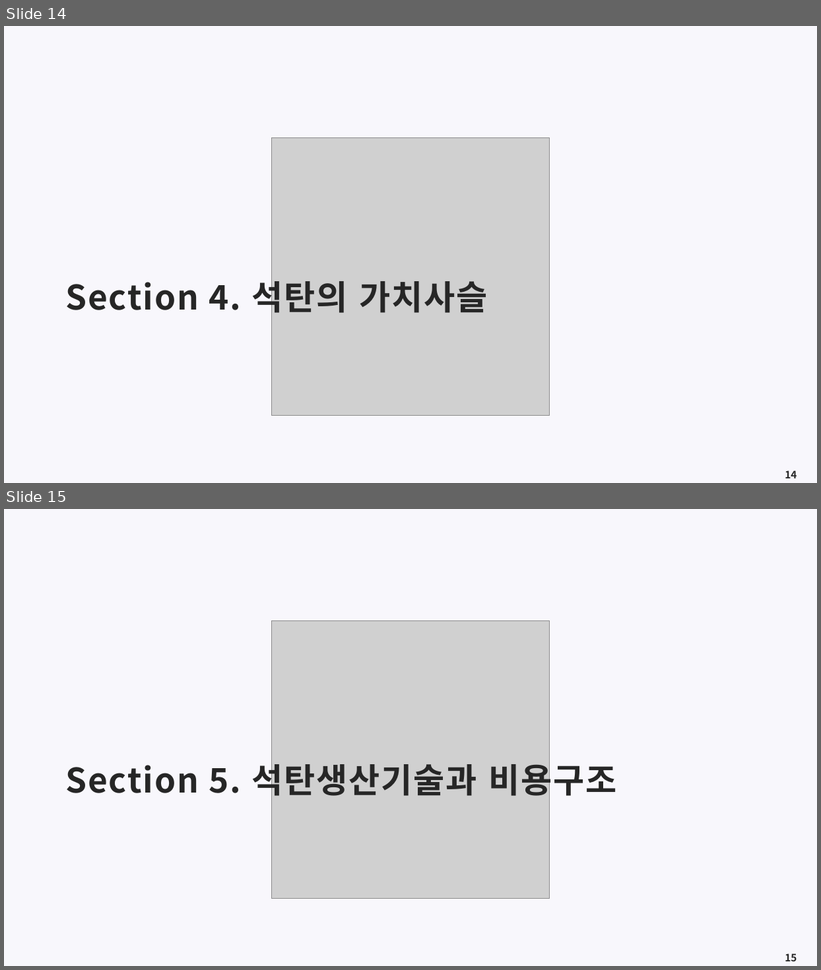
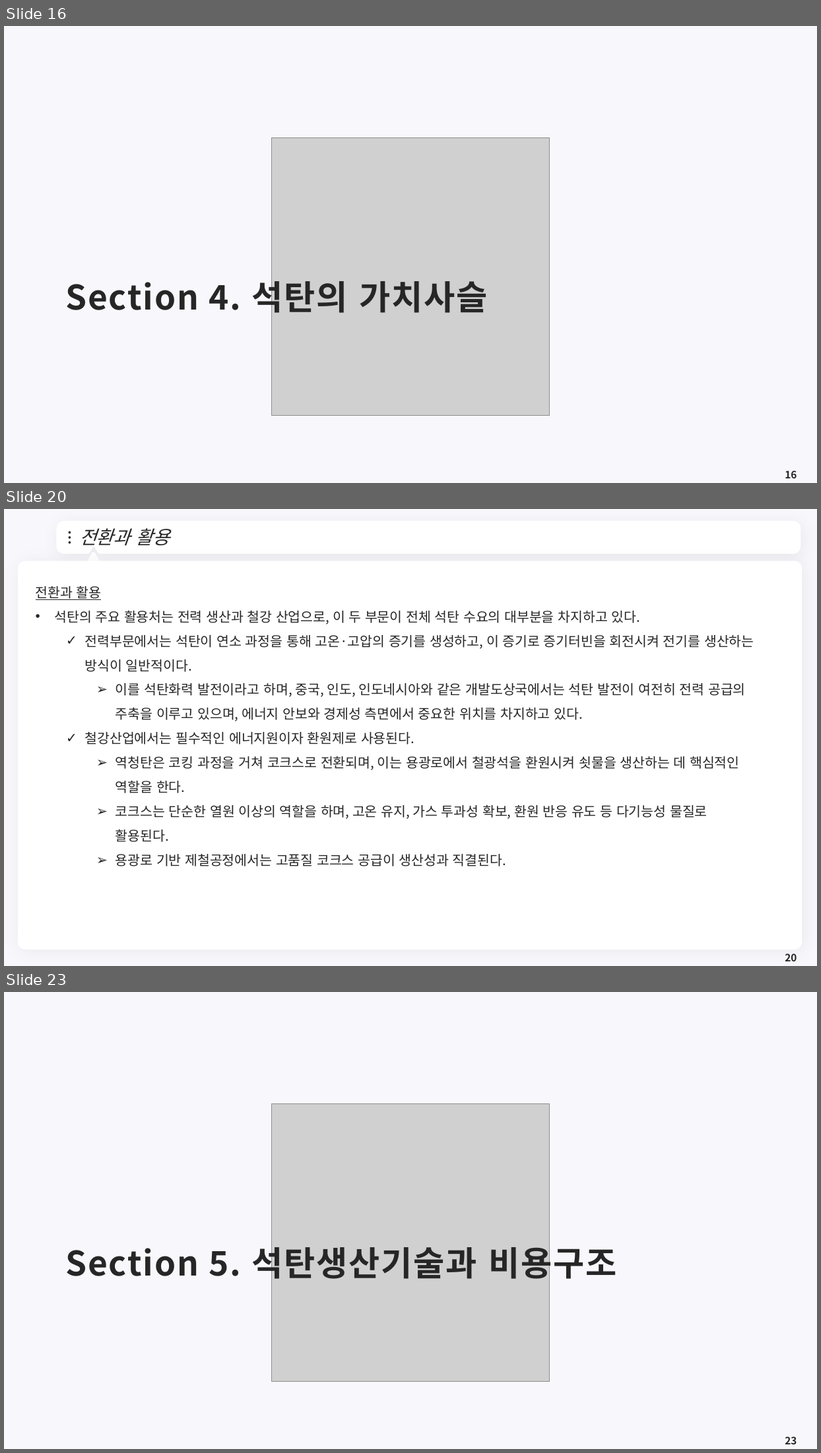
Before and after one commit to meandthey/Teaching, a slide deck: 에너지경제학/자원에너지경제학_Chapter_4 (석탄).pptx. Shown one above the other, each under a label of ours: slides 14 and 15 before the commit, slides 16, 20 and 23 after it; the slides between them are not shown. The pictures are 821x970 and 821x1453 pixels, drawn with LibreOffice and Linux fonts; fonts in the diff are those of the drawing; grey boxes stand for pictures; background and template pictures are left out. Boxes give left, top, right and bottom in pixels: in the first picture for what was removed or moved away, otherwise in the second. Text is boxed around its words. In the diff, an @@ line names an element or a change of style, - is before the commit and + after.

```diff
--- a/에너지경제학/자원에너지경제학_Chapter_4 (석탄).pptx
+++ b/에너지경제학/자원에너지경제학_Chapter_4 (석탄).pptx
@@ slide 20 added at bbox=[4, 509, 817, 966], background #F8F7FC @@
@@ freeform shape added at bbox=[59, 524, 798, 551], fill #FFFFFF, outline #FFFFFF 7.25 pt @@
@@ title added at bbox=[79, 528, 170, 546], 22 pt, text #262626, italic @@
+전환과 활용
@@ ellipse added at bbox=[69, 531, 71, 534], fill #262626 @@
@@ ellipse added at bbox=[69, 537, 71, 539], fill #262626 @@
@@ ellipse added at bbox=[69, 541, 71, 544], fill #262626 @@
@@ freeform shape added at bbox=[781, 533, 789, 543], fill #FFFFFF @@
@@ rounded rectangle added at bbox=[18, 561, 803, 950], fill #FFFFFF @@
@@ triangle added at bbox=[86, 553, 100, 566], fill #FFFFFF, outline #FFFFFF 3.75 pt @@
@@ text added at bbox=[36, 586, 754, 867], 16 pt, text #262626 @@
+전환과 활용
+• 석탄의 주요 활용처는 전력 생산과 철강 산업으로, 이 두 부문이 전체 석탄 수요의 대부분을 차지하고 있다.
+  ✓ 전력부문에서는 석탄이 연소 과정을 통해 고온·고압의 증기를 생성하고, 이 증기로 증기터빈을 회전시켜 전기를 생산하는 방식이 일반적이다.
+    ➢ 이를 석탄화력 발전이라고 하며, 중국, 인도, 인도네시아와 같은 개발도상국에서는 석탄 발전이 여전히 전력 공급의 주축을 이루고 있으며, 에너지 안보와 경제성 측면에서 중요한 위치를 차지하고 있다.
+  ✓ 철강산업에서는 필수적인 에너지원이자 환원제로 사용된다.
+    ➢ 역청탄은 코킹 과정을 거쳐 코크스로 전환되며, 이는 용광로에서 철광석을 환원시켜 쇳물을 생산하는 데 핵심적인 역할을 한다.
+    ➢ 코크스는 단순한 열원 이상의 역할을 하며, 고온 유지, 가스 투과성 확보, 환원 반응 유도 등 다기능성 물질로 활용된다.
+    ➢ 용광로 기반 제철공정에서는 고품질 코크스 공급이 생산성과 직결된다.
@@ page number added at bbox=[785, 954, 797, 962], 12 pt, text #262626, bold @@
+20
@@ what was slide 14 is now slide 16 @@
@@ page number at bbox=[785, 471, 797, 479]: text changed @@
-14
+16
@@ what was slide 15 is now slide 23 @@
@@ page number at bbox=[785, 1437, 797, 1445]: text changed @@
-15
+23
```
Also in this commit, not shown: 4 slides changed, 11 other slides added.
